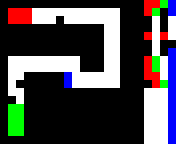
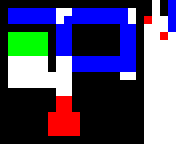
Layer changes from the first (176, 144) image to the second:
added layer "6" above "Layer 3" over [8, 0, 176, 144]
painted on "Layer 3" over [8, 8, 136, 136]
